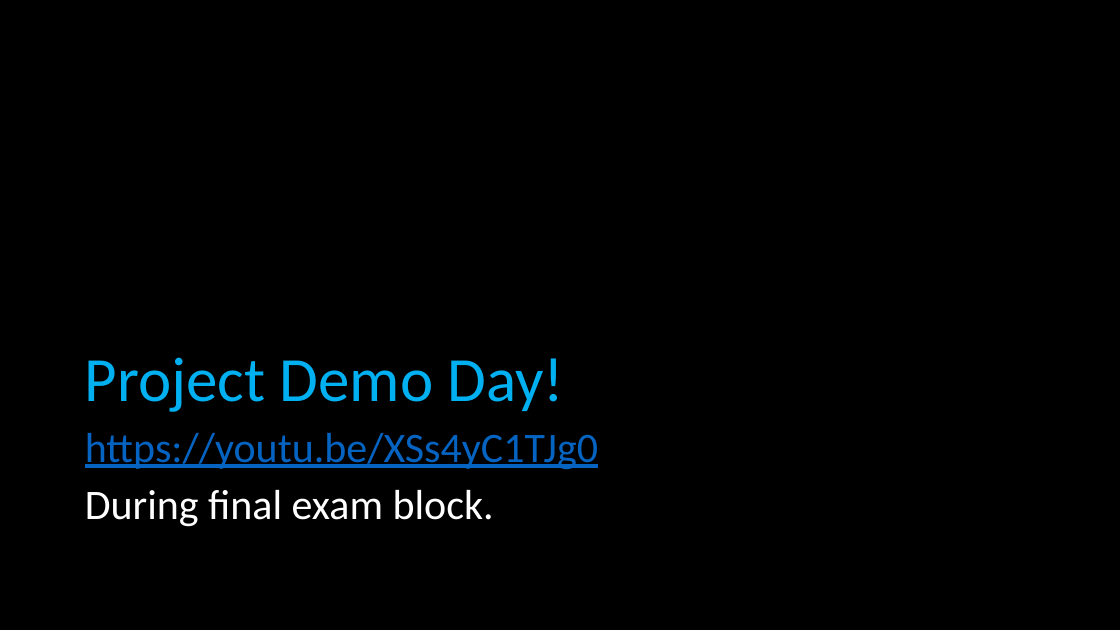
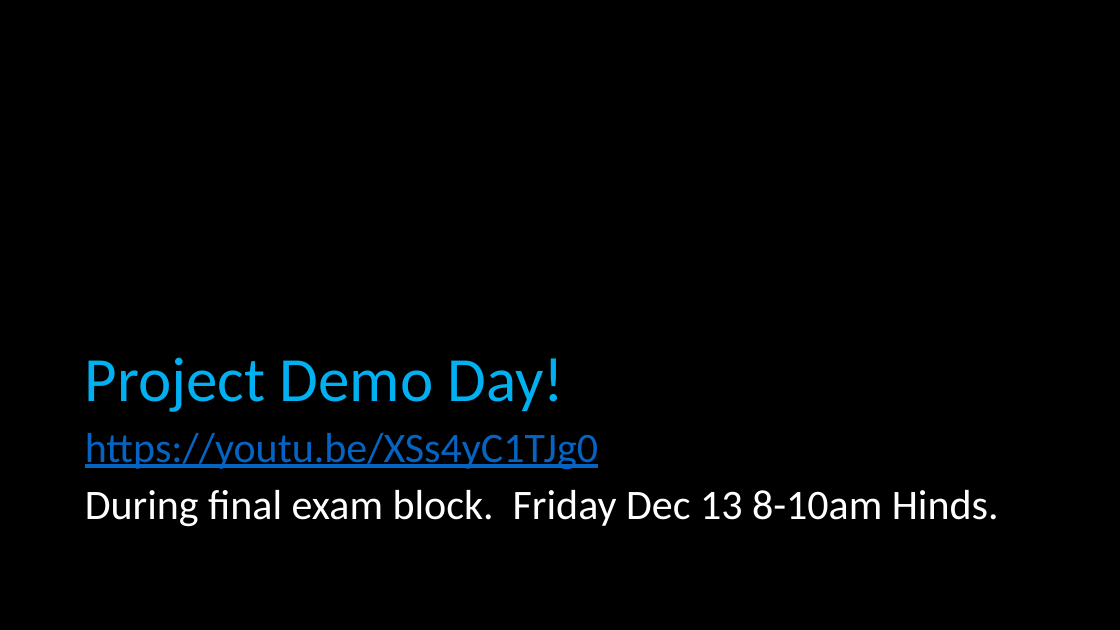
Before and after one commit to ist256/IST256.github.io, a slide deck: slide 20 of content/00/Course-Intro.pptx (slide 22 before the commit). Drawn at 1120x630 pixels with LibreOffice and Linux fonts; fonts in the diff are those of the drawing. Boxes give left, top, right and bottom in pixels: in the first picture for what was removed or moved away, otherwise in the second. Text is boxed around its words. In the diff, an @@ line names an element or a change of style, - is before the commit and + after.

```diff
--- a/content/00/Course-Intro.pptx
+++ b/content/00/Course-Intro.pptx
@@ text at (x1=85, y1=490, x2=999, y2=527): text changed @@
-During final exam block.
+During final exam block. Friday Dec 13 8-10am Hinds.
```
Also in this commit, not shown: 14 other slides changed, 2 slides added, 6 slides removed, 2 other files.
